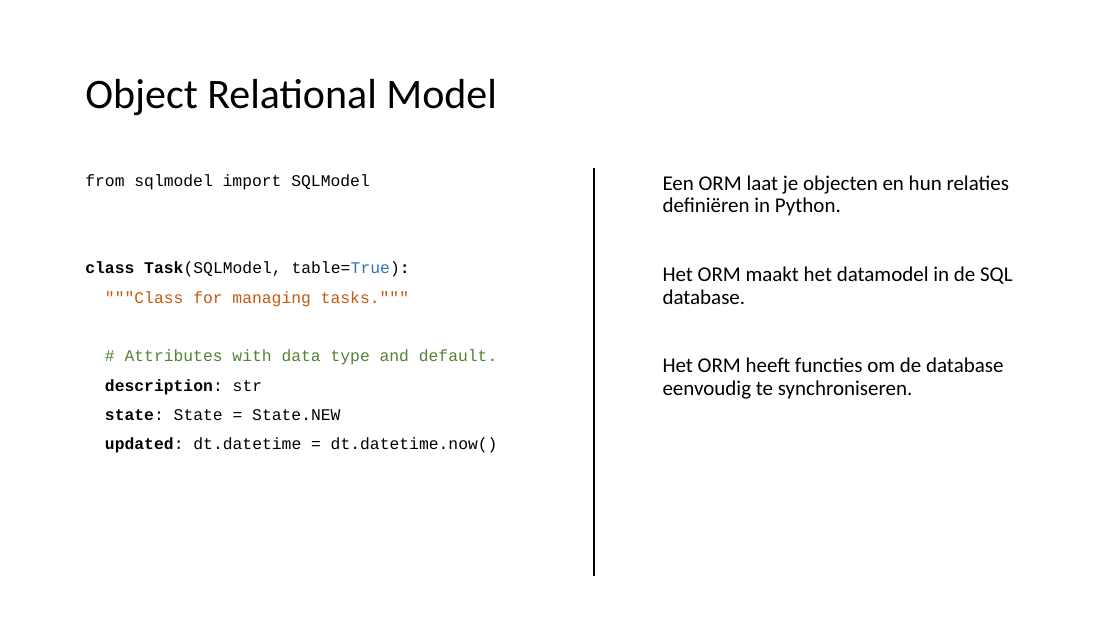
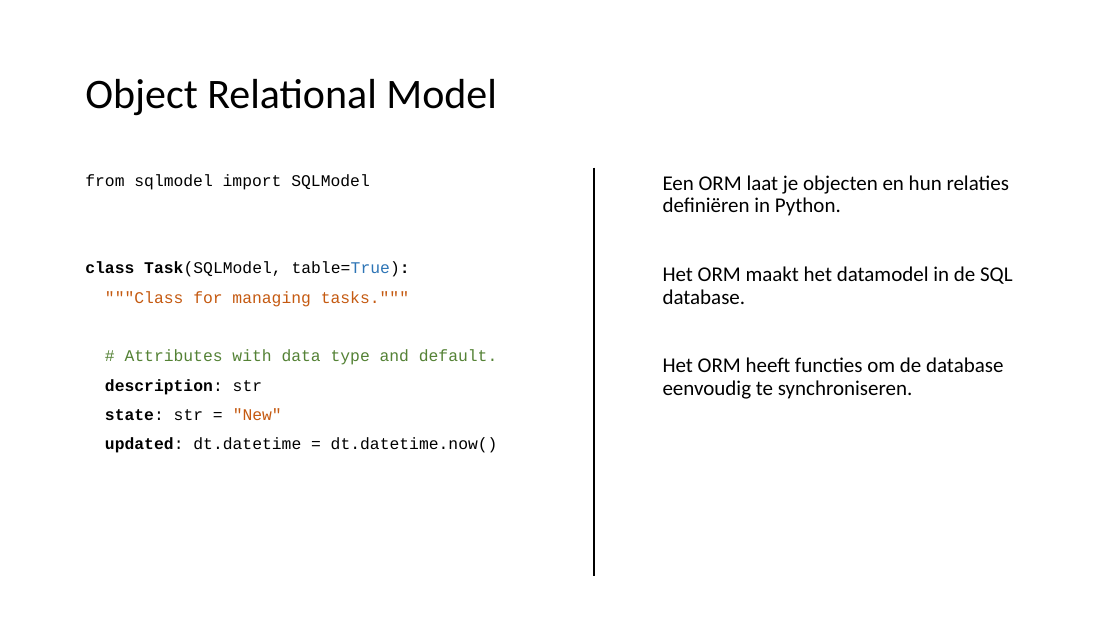
Before and after one commit to LFKoning/knowledge-sharing, a slide deck: slide 54 of sql_course/3_python/3_python.pptx. Drawn at 1120x630 pixels with LibreOffice and Linux fonts; fonts in the diff are those of the drawing. Boxes give left, top, right and bottom in pixels: in the first picture for what was removed or moved away, otherwise in the second. Text is boxed around its words. In the diff, an @@ line names an element or a change of style, - is before the commit and + after.

```diff
--- a/sql_course/3_python/3_python.pptx
+++ b/sql_course/3_python/3_python.pptx
@@ text at (x1=105, y1=408, x2=282, y2=420): text changed @@
-state: State = State.NEW
+state: str = "New"
```
Also in this commit, not shown: 14 other slides changed, 2 other files.
